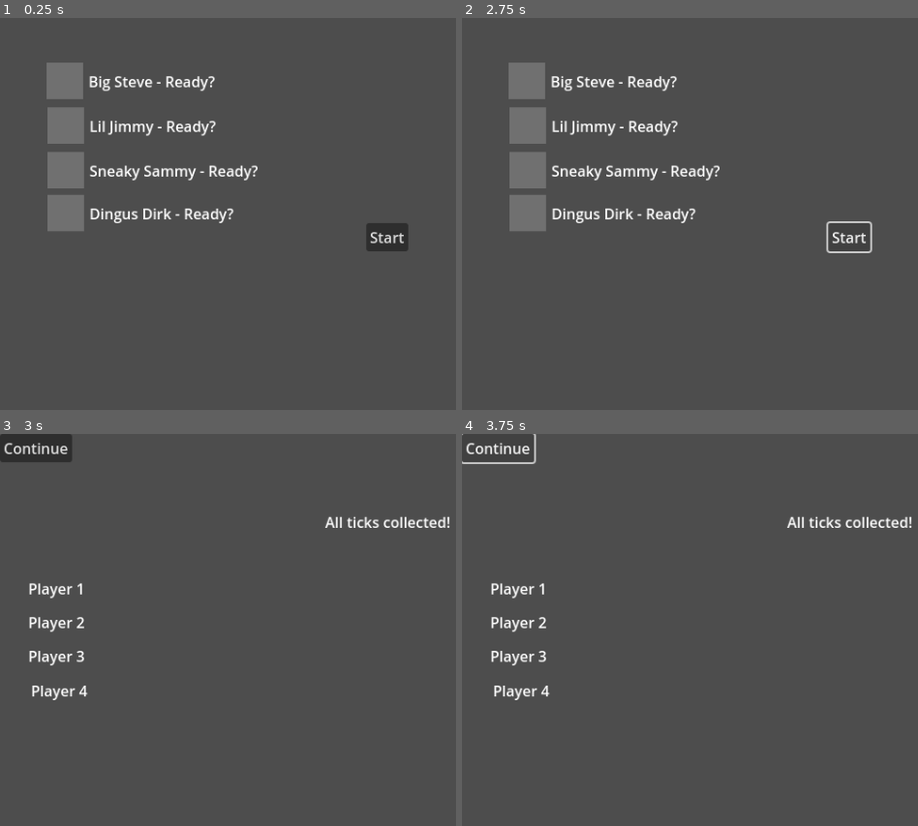
Above: before the commit, frames 1-4 (two rows, left to right).
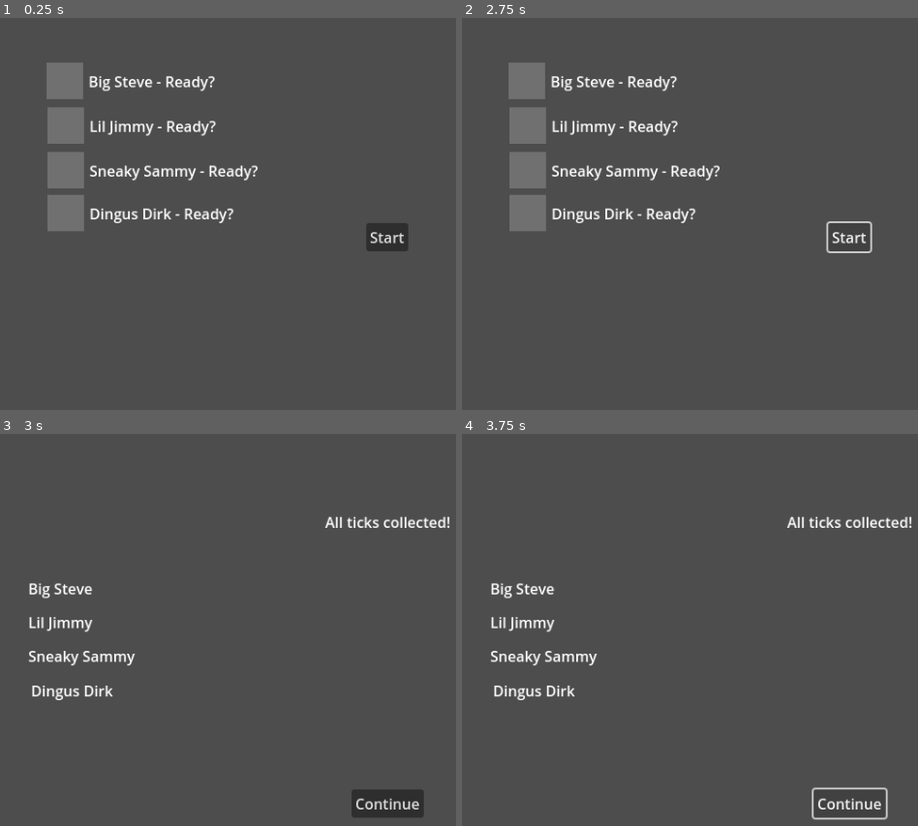
Above: after the commit, the same moments.

Repository: Topech/tick-souls
Game: Godot game, scene res://main.tscn
Two runs of this game, one before a commit and one after it. Both use one fixed random seed, a clock stepped at 60 frames per second and the inputs below. This scene is started directly instead of the project's main scene.
Inputs:
- Up to frame 1 (0.25 s): no input
- Up to frame 2 (2.75 s): click "Start" at 0.5 s; click "Start" at 1.25 s; click "Start" at 2 s
- Up to frame 3 (3 s): tap Enter at 2.75 s; hold P from 2.78 s (still down)
- Up to frame 4 (3.75 s): release P at 3.5 s; click "Continue" at 3.5 s

Frames 1-2 are identical in both runs. In frame 3, 3.3% of the frame differs, in the area x 0-93%, y 0-98%; in frame 4, 2.1%.
Error before the commit: Invalid access to property or key 'Big Steve' on a base object of type 'String'. (res://root_scenes/round/round_leaderboard.gd:14)

Commit message:
feat(round-leaderboard): goes to round leaderboard once all players deleted

Diff:
--- a/root_scenes/round/round.gd
+++ b/root_scenes/round/round.gd
@@ -12,6 +12,7 @@
 
 func _on_tweezers_tweezed_player(player: Player) -> void:
 	player.tweeze()
+	player.queue_free()
 
 
 func _on_tweezers_failed(tweezer: Tweezers) -> void:
@@ -22,6 +23,7 @@
 	var tweezers = preload("res://tweezers/tweezers.tscn").instantiate()
 	tweezers.target_node = player_container.choose_random_player()
 	add_child(tweezers)
+	tweezers.tweezed_player.connect((_on_tweezers_tweezed_player))
 	tweezers.failed.connect(_on_tweezers_failed)
 	$TweezerSpawnTimer.wait_time = 10
 
--- a/root_scenes/round/round_leaderboard.gd
+++ b/root_scenes/round/round_leaderboard.gd
@@ -11,10 +11,10 @@
 
 
 func _ready() -> void:
-	p1_label.text[Global.player_names[Global.players.PLAYER_1]]
-	p2_label.text[Global.player_names[Global.players.PLAYER_2]]
-	p3_label.text[Global.player_names[Global.players.PLAYER_3]]
-	p4_label.text[Global.player_names[Global.players.PLAYER_4]]
+	p1_label.text = Global.player_names[Global.players.PLAYER_1]
+	p2_label.text = Global.player_names[Global.players.PLAYER_2]
+	p3_label.text = Global.player_names[Global.players.PLAYER_3]
+	p4_label.text = Global.player_names[Global.players.PLAYER_4]
 
 
 func _on_continue_button_pressed() -> void:
--- a/root_scenes/round/round_leaderboard.tscn
+++ b/root_scenes/round/round_leaderboard.tscn
@@ -28,8 +28,9 @@
 text = "All ticks collected!"
 
 [node name="ContinueButton" parent="." instance=ExtResource("1_100ng")]
-layout_mode = 0
-anchors_preset = 0
+layout_mode = 1
+offset_top = -90.0
+offset_bottom = -59.0
 
 [node name="P1Label" type="Label" parent="."]
 layout_mode = 0
@@ -40,6 +41,7 @@
 text = "Player 1"
 
 [node name="P2Label" type="Label" parent="."]
+layout_mode = 0
 offset_left = 31.0
 offset_top = 195.0
 offset_right = 93.0
@@ -47,6 +49,7 @@
 text = "Player 2"
 
 [node name="P3Label" type="Label" parent="."]
+layout_mode = 0
 offset_left = 31.0
 offset_top = 232.0
 offset_right = 93.0
@@ -54,6 +57,7 @@
 text = "Player 3"
 
 [node name="P4Label" type="Label" parent="."]
+layout_mode = 0
 offset_left = 34.0
 offset_top = 270.0
 offset_right = 96.0
